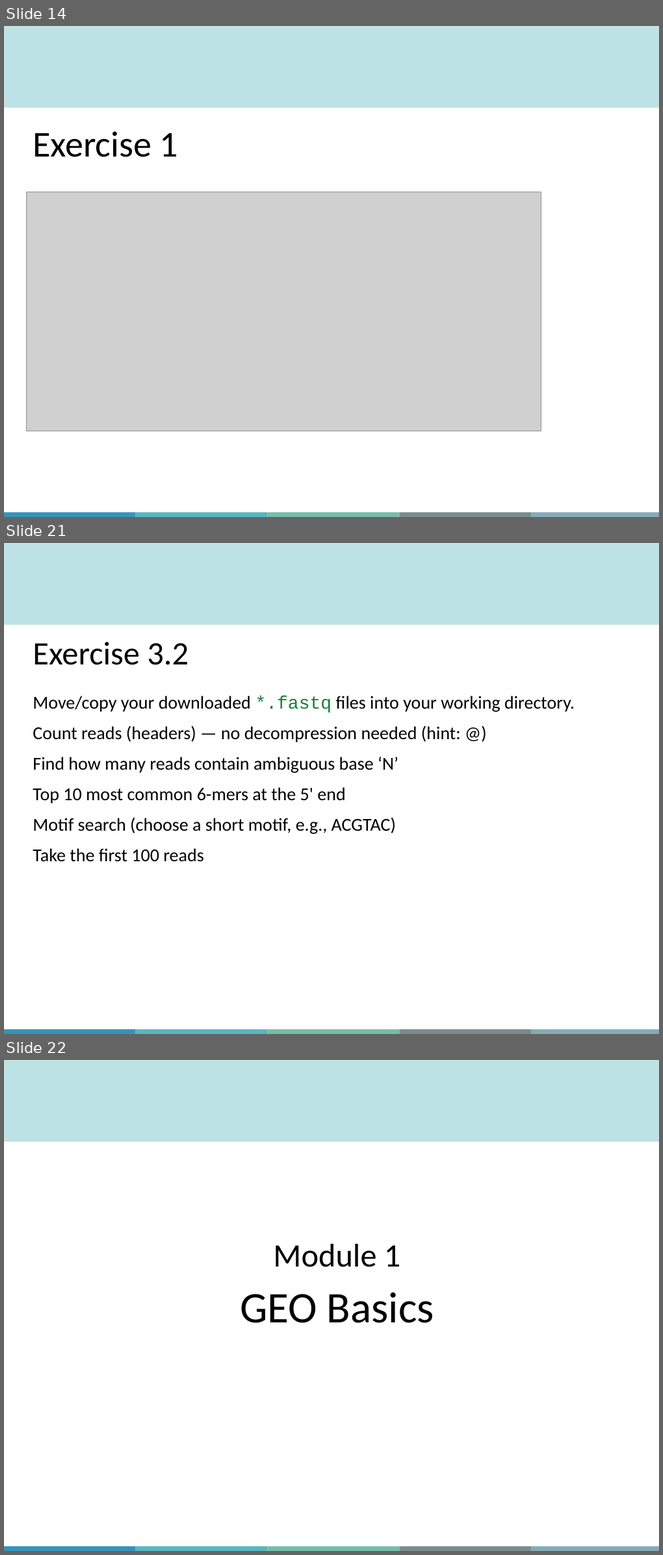
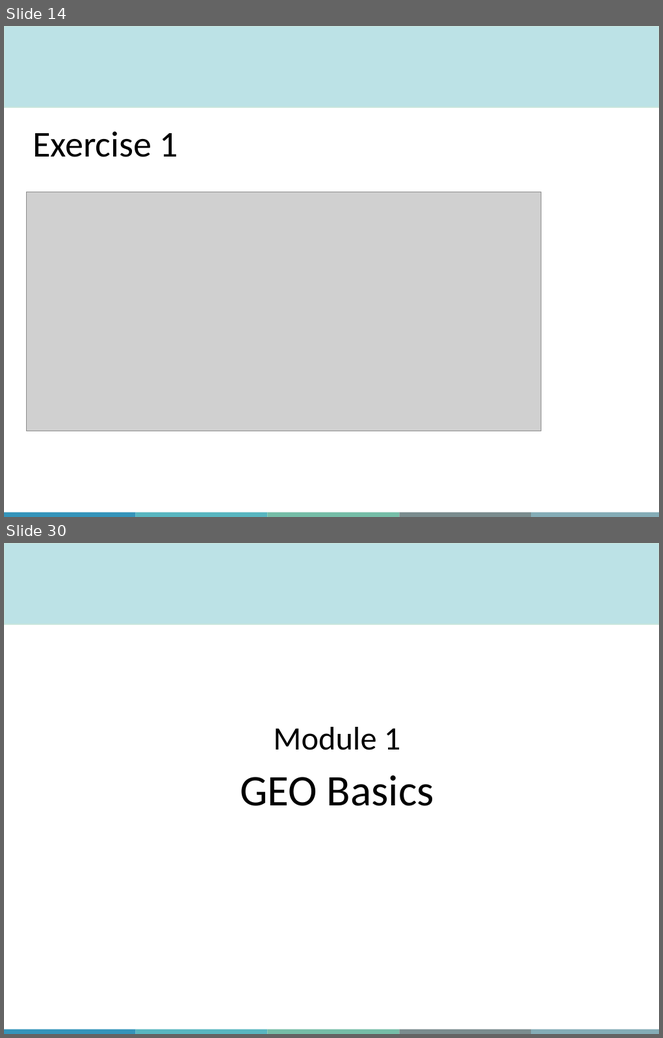
Before and after one commit to QLS-MiCM/Introduction-to-RNA-seq, a slide deck: Slides/Introduction-to-UNIX-and-RNA-seq-Repositories.pptx. Shown one above the other, each under a label of ours: slides 14, 21 and 22 before the commit, slides 14 and 30 after it; the slides between them are not shown. The pictures are 663x1555 and 663x1038 pixels, drawn with LibreOffice and Linux fonts; fonts in the diff are those of the drawing; grey boxes stand for pictures; background and template pictures are left out. Boxes give left, top, right and bottom in pixels: in the first picture for what was removed or moved away, otherwise in the second. Text is boxed around its words. In the diff, an @@ line names an element or a change of style, - is before the commit and + after.

Commit message:
Add Pattern Matching module: grep, regex, awk, Wordle capstone
- New slides cover grep, regex theory, a Wordle mini-capstone (cat | tr | egrep), and awk on CSV + FASTQ
- happiness.csv: 60-row dataset for grep + awk practice
- Exercise_grep.sh, Exercise_wordle.sh, Exercise_awk_fastq.sh: answer keys matching the new slides
- setup.sh: install wamerican on Ubuntu/WSL so /usr/share/dict/words is available
- README.md: updated exercise index

```diff
--- a/Slides/Introduction-to-UNIX-and-RNA-seq-Repositories.pptx
+++ b/Slides/Introduction-to-UNIX-and-RNA-seq-Repositories.pptx
@@ slide 21 removed at <box>4,543,659,1034</box>, background #FFFFFF; not listed: 6 template elements that a slide beside it also shows @@
@@ text removed at <box>33,642,189,665</box> @@
-Exercise 3.2
@@ text removed at <box>33,696,575,862</box> @@
-Move/copy your downloaded *.fastq files into your working directory.
-Count reads (headers) — no decompression needed (hint: @)
-Find how many reads contain ambiguous base ‘N’
-Top 10 most common 6-mers at the 5' end
-Motif search (choose a short motif, e.g., ACGTAC)
-Take the first 100 reads
@@ what was slide 22 is now slide 30 @@
```
Also in this commit, not shown: 2 slides changed, 16 slides added, 6 other slides removed, 7 other files.
